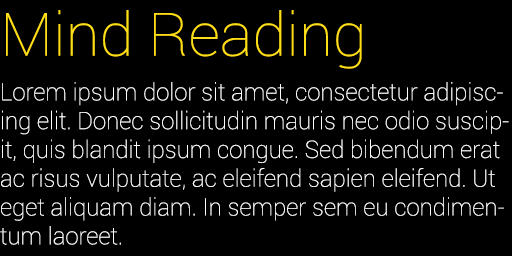
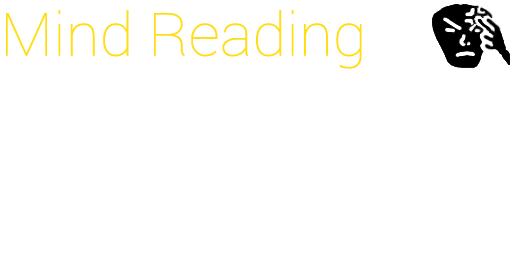
Before/after of a 512×256 layered artwork. What changed in the layer stack:
showed "Layer 2", painted on it over <box>428,0,512,74</box>
hid "Layer 1", painted on it over <box>0,0,512,256</box>
